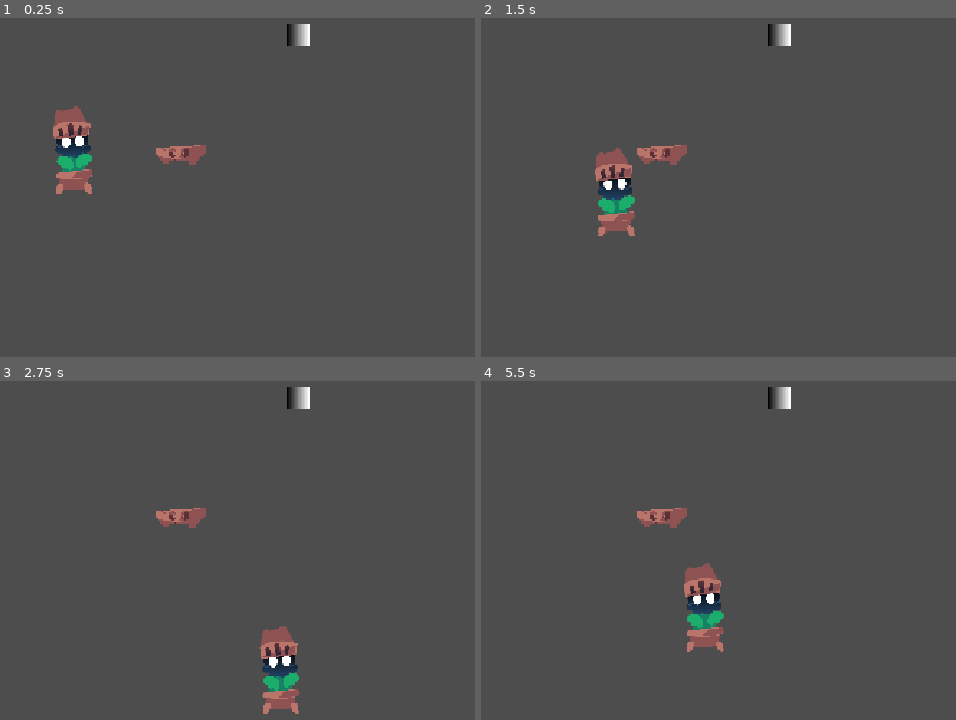
Above: before the commit, frames 1-4 (two rows, left to right).
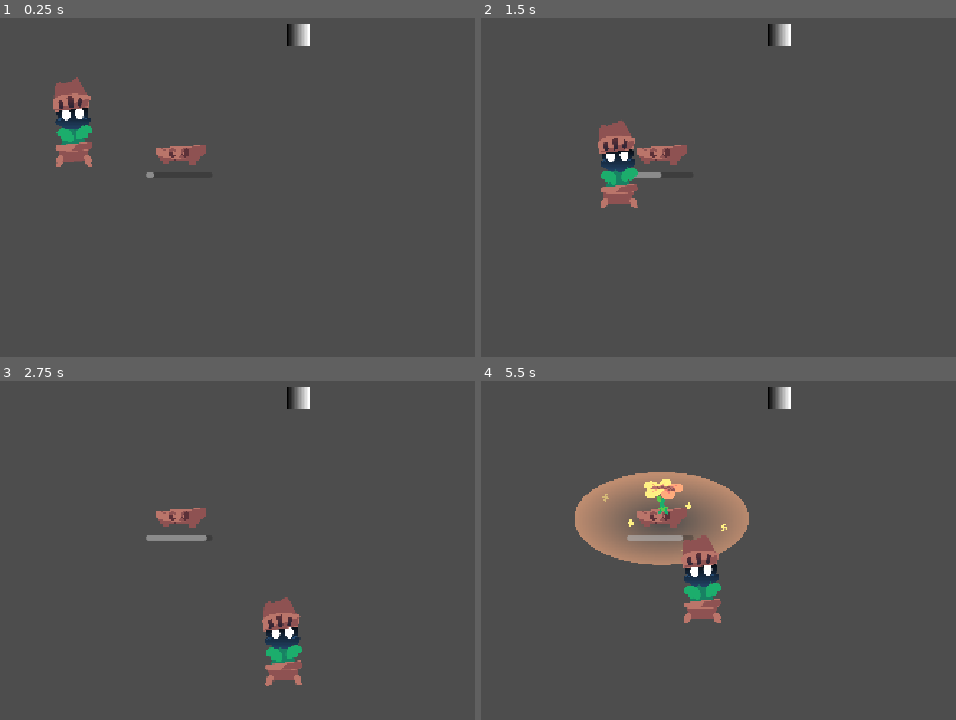
Above: after the commit, the same moments.

Repository: INV-matt/GMTK-Game-Jam-2026
Game: Godot game, scene res://debug/debug_world.tscn
The game is run twice, just before and just after one commit, with the same random seed, the same clock (stepped at 60 frames per second) and the same inputs.
Inputs:
- Up to frame 1 (0.25 s): no input
- Up to frame 2 (1.5 s): hold D (move_right) 0.53-1.28 s; tap Enter at 1.25 s; hold S (move_down) from 1.28 s (still down)
- Up to frame 3 (2.75 s): release S (move_down) at 2.03 s; hold D (move_right) from 2.03 s (still down)
- Up to frame 4 (5.5 s): release D (move_right) at 2.78 s; hold W (move_up) 2.78-3.53 s; hold A (move_left) 3.53-5.03 s; hold S (move_down) from 5.03 s (still down)

The runs differ from the first frame. In frame 1, 2.3% of the frame differs, in the area x 11-33%, y 17-52%; in frame 2, 2.4%; in frame 3, 2.5%; in frame 4, 9.2%, in the area x 19-57%, y 26-80%.

Commit message:
Implemented y-sorting

Diff:
--- a/debug/debug_world.tscn
+++ b/debug/debug_world.tscn
@@ -12,6 +12,7 @@
 height = 32
 
 [node name="DebugWorld" type="Node2D" unique_id=2108904853]
+y_sort_enabled = true
 
 [node name="Player" parent="." unique_id=386552564 instance=ExtResource("1_ueq8k")]
 
--- a/plants/pot/pot.tscn
+++ b/plants/pot/pot.tscn
@@ -1,11 +1,13 @@
 [gd_scene format=3 uid="uid://bcxdguaoswcyf"]
 
 [ext_resource type="Script" uid="uid://bttxmfiam1ehj" path="res://plants/pot/pot.gd" id="1_828tj"]
+[ext_resource type="Resource" uid="uid://lxyvloc2urdi" path="res://plants/sunflower/sunflower.tres" id="2_wnhti"]
 [ext_resource type="Texture2D" uid="uid://brejr64edyvqa" path="res://plants/pot/Lone_Pot-Sheet.png" id="3_wnhti"]
 [ext_resource type="Texture2D" uid="uid://cqxxa5o7idd78" path="res://plants/sunflower/Sunflower_Station-Sheet-2.png" id="4_828tj"]
 
-[sub_resource type="RectangleShape2D" id="RectangleShape2D_wbm84"]
-size = Vector2(80, 32)
+[sub_resource type="CapsuleShape2D" id="CapsuleShape2D_yw30f"]
+radius = 12.0
+height = 72.0
 
 [sub_resource type="AtlasTexture" id="AtlasTexture_q0ont"]
 atlas = ExtResource("3_wnhti")
@@ -28,9 +30,11 @@
 
 [node name="pot" type="CharacterBody2D" unique_id=1943167055]
 script = ExtResource("1_828tj")
+plant = ExtResource("2_wnhti")
 
 [node name="CollisionShape2D" type="CollisionShape2D" parent="." unique_id=2110216107]
-shape = SubResource("RectangleShape2D_wbm84")
+rotation = 1.5707964
+shape = SubResource("CapsuleShape2D_yw30f")
 
 [node name="pot_icon" type="AnimatedSprite2D" parent="." unique_id=1597572287]
 unique_name_in_owner = true
@@ -41,6 +45,7 @@
 
 [node name="plant_icon" type="Sprite2D" parent="." unique_id=273778564]
 unique_name_in_owner = true
+visible = false
 position = Vector2(0, -24)
 scale = Vector2(0.1, 0.1)
 texture = SubResource("AtlasTexture_ispg6")
--- a/player/player.tscn
+++ b/player/player.tscn
@@ -5,9 +5,8 @@
 [ext_resource type="Script" uid="uid://d1jlu0g173ory" path="res://components/hp_comp.gd" id="3_g1dw6"]
 [ext_resource type="Texture2D" uid="uid://ct5ehol4o2vkq" path="res://assets/sprites/Terracota_Idle_Sheet.png" id="4_yw30f"]
 
-[sub_resource type="CapsuleShape2D" id="CapsuleShape2D_oul6g"]
+[sub_resource type="CircleShape2D" id="CircleShape2D_yw30f"]
 radius = 24.0
-height = 144.0
 
 [sub_resource type="PlaceholderTexture2D" id="PlaceholderTexture2D_s8um6"]
 size = Vector2(50, 50)
@@ -345,10 +344,11 @@
 sprite = NodePath("AnimatedSprite2D")
 
 [node name="Collision" type="CollisionShape2D" parent="." unique_id=1655863829]
-shape = SubResource("CapsuleShape2D_oul6g")
+shape = SubResource("CircleShape2D_yw30f")
 
 [node name="DebugSprite" type="Sprite2D" parent="." unique_id=188558620]
 visible = false
+position = Vector2(0, -40)
 scale = Vector2(0.1, 0.1)
 texture = SubResource("PlaceholderTexture2D_s8um6")
 
@@ -361,6 +361,7 @@
 one_shot = true
 
 [node name="AnimatedSprite2D" type="AnimatedSprite2D" parent="." unique_id=400499545]
+position = Vector2(0, -40)
 scale = Vector2(0.3, 0.3)
 sprite_frames = SubResource("SpriteFrames_utduo")
 animation = &"idle_front"
@@ -368,8 +369,9 @@
 frame_progress = 0.051932037
 
 [node name="Hurtbox" type="Area2D" parent="." unique_id=1828331245]
+position = Vector2(0, -37)
 collision_layer = 2
 collision_mask = 0
 script = ExtResource("2_rkbax")
-size = Vector2(48, 144)
+size = Vector2(48, 120)
 metadata/_custom_type_script = "uid://bfuubedgq33em"
